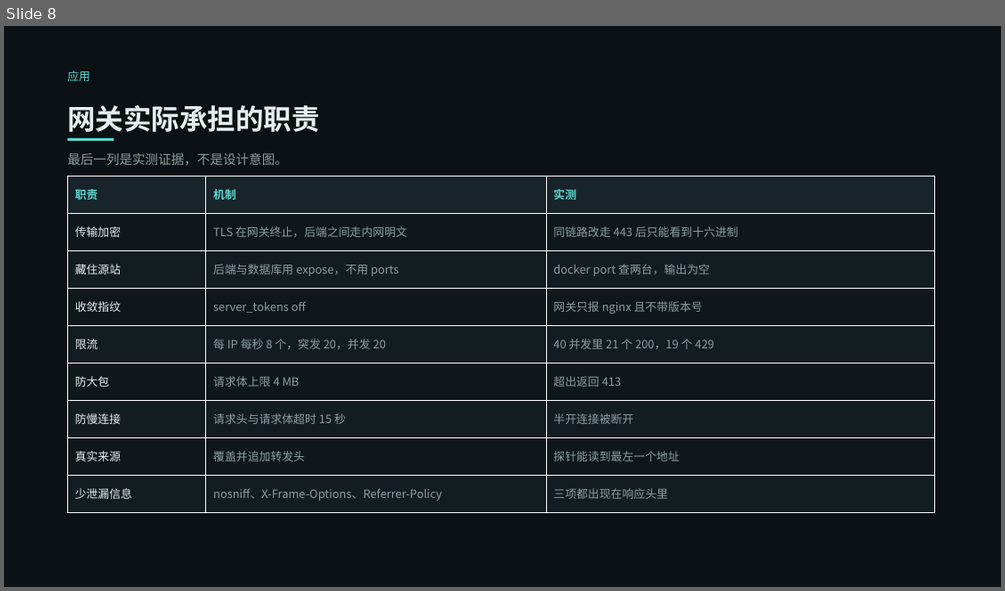
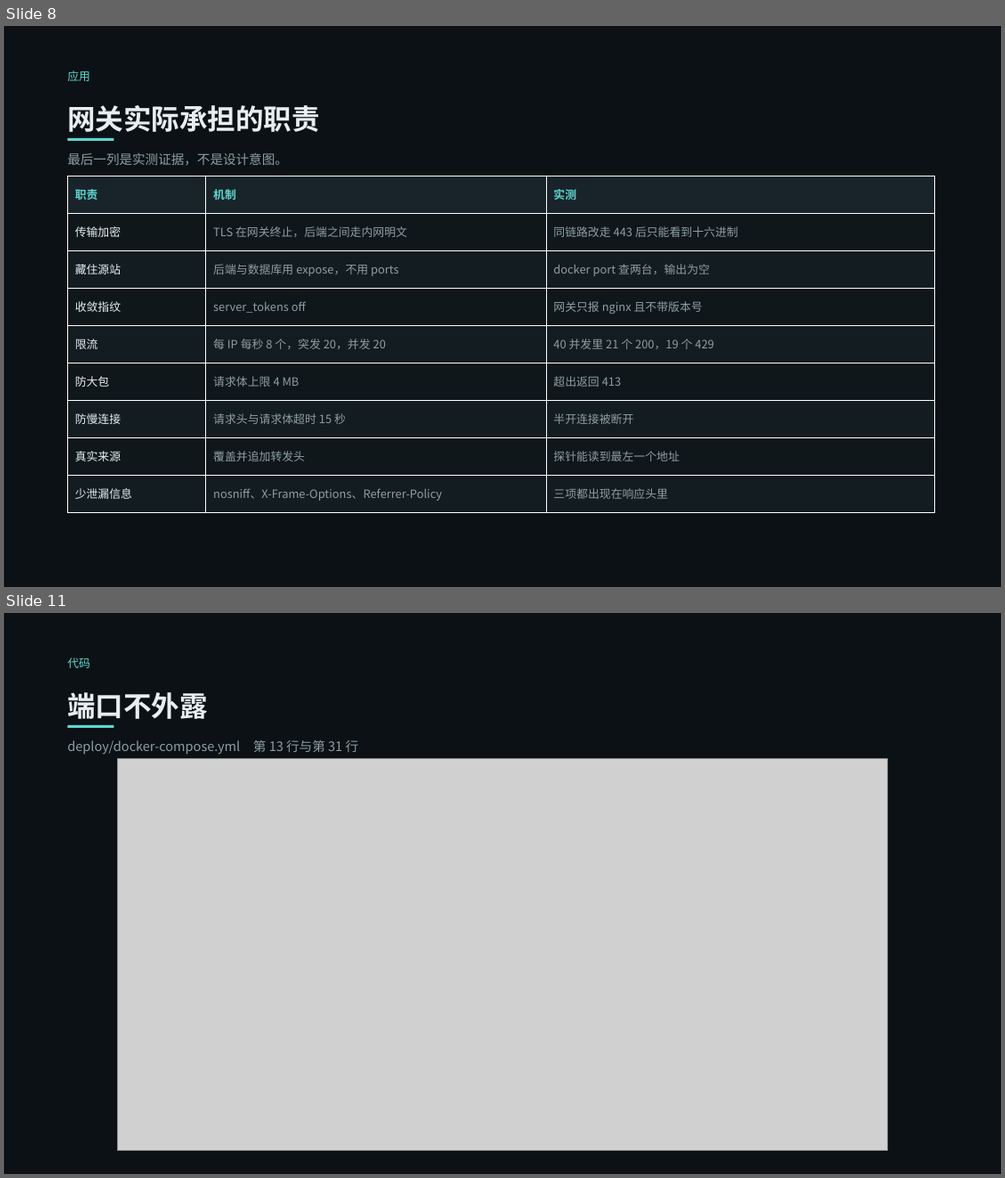
Before and after one commit to VesselPaper/symbiont, a slide deck: share/技术分享-应用代理与负载均衡.pptx. Shown one above the other, each under a label of ours: slide 8 before the commit, slides 8 and 11 after it; the slides between them are not shown. The pictures are 1005x591 and 1005x1178 pixels, drawn with LibreOffice and Linux fonts; fonts in the diff are those of the drawing; grey boxes stand for pictures. Boxes give left, top, right and bottom in pixels: in the first picture for what was removed or moved away, otherwise in the second. Text is boxed around its words. In the diff, an @@ line names an element or a change of style, - is before the commit and + after.

Commit message:
docs(share): 打开 VS Code 实截代码并压进 PPT，新增浏览器跑游戏的实测页
- 截图：用 VS Code 真实打开 5 个文件并在指定行截图，裁到代码区（保留行号与面包屑）
- PPT 由 16 页扩到 20 页：限流与状态码、反代与转发头、端口不外露三页代码，加一页浏览器里跑起来的游戏
- 演讲稿补三段对应新页；页码改成按标题找，因为插页后序号变了
- 顺带确认：Web 导出为单线程，网页不需要 COOP/COEP 也能跑；游戏在 Edge 里可从 /game/ 进入

```diff
--- a/share/技术分享-应用代理与负载均衡.pptx
+++ b/share/技术分享-应用代理与负载均衡.pptx
@@ slide 11 added at (4,613,1001,1174), background #FFFFFF @@
@@ rectangle added at (4,613,1001,1174), fill #0B1114 @@
@@ text added at (67,657,90,668), 11 pt, text #5FD6D0 @@
+代码
@@ text added at (67,692,208,719), 27 pt, text #E6EEEF, bold @@
+端口不外露
@@ text added at (67,740,359,755), 12.5 pt, text #8E9EA2 @@
+deploy/docker-compose.yml 第 13 行与第 31 行
@@ rectangle added at (67,725,114,728), fill #5FD6D0 @@
@@ picture added at (118,759,888,1151) @@
```
Also in this commit, not shown: 3 other slides added, 14 other files.
